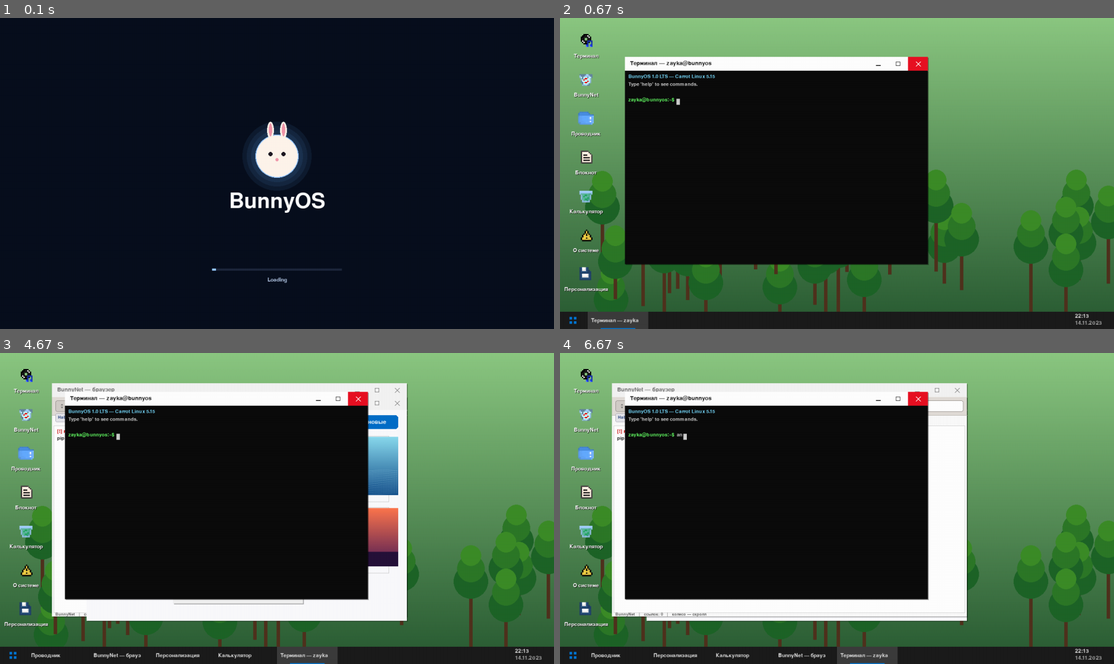
Above: before the commit, frames 1-4 (two rows, left to right).
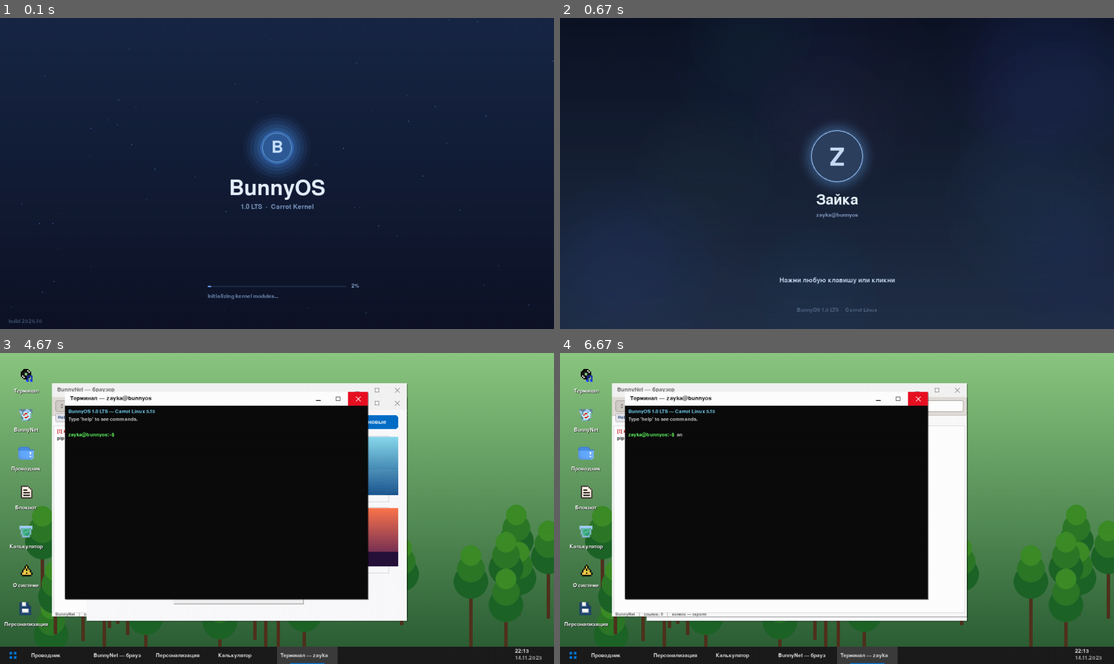
Above: after the commit, the same moments.

Repository: Folombas/PyGame2026
Game: pygame game, started from BunnyOS/main.py
The game is run twice, just before and just after one commit, with the same random seed, the same clock (stepped at 60 frames per second) and the same inputs.
Inputs (mouse positions are in pixels of both pictures, inside the frame that each line leads up to):
- Up to frame 1 (0.1 s): no input
- Up to frame 2 (0.67 s): hold Esc from 0.33 s (still down); hold Right from 0.33 s (still down); move the mouse to (814, 185) at 0.37 s
- Up to frame 3 (4.67 s): release Esc at 0.8 s; release Right at 0.8 s; hold Right 0.88-1.35 s; click (27, 455) at 1.48 s; click (27, 415) at 1.82 s; click (11, 654) at 2.15 s; hold Esc 2.43-2.73 s; hold Up 2.43-2.73 s; click (27, 608) at 2.82 s; click (11, 654) at 3.15 s; hold Esc 3.43-3.73 s; hold Up 3.43-3.73 s; click (27, 530) at 3.82 s; hold Up 4.1-4.4 s; click (27, 377) at 4.48 s
- Up to frame 4 (6.67 s): tap Space at 4.77 s; click (587, 415) at 5.48 s; click (587, 374) at 6.22 s; type "an" at 6.5 s

The runs differ from the first frame. In frame 1, 52% of the frame differs, in the area x 0-100%, y 0-99%; in frame 2, 100%, in the area x 0-100%, y 0-100%; in frame 3, less than 0.1%; in frame 4, less than 0.1%.

Commit message:
BunnyOS: minimal boot/login screens (dark gradient, no pixel art)

Diff:
--- /dev/null
+++ b/BunnyOS/boot_style.py
@@ -0,0 +1,233 @@
+"""Стильные экраны загрузки и логина BunnyOS (без пиксель-арта)."""
+import math
+import random
+import pygame
+from settings import WIDTH, HEIGHT
+
+
+# ==================== BOOT ====================
+class BootScreen:
+    """Тёмный минималистичный экран загрузки."""
+
+    DURATION = 3.0   # секунд
+
+    def __init__(self):
+        self.timer = 0.0
+        self.done = False
+        self.particles = self._make_particles(80)
+        self.font_title = pygame.font.Font(None, 72)
+        self.font_sub = pygame.font.Font(None, 22)
+        self.font_small = pygame.font.Font(None, 18)
+        self._bg_cache = None
+
+    def _make_particles(self, n):
+        rng = random.Random(42)
+        return [
+            {
+                "x": rng.uniform(0, WIDTH),
+                "y": rng.uniform(0, HEIGHT),
+                "vy": rng.uniform(5, 25),
+                "r": rng.uniform(0.5, 1.8),
+                "a": rng.randint(40, 160),
+            }
+            for _ in range(n)
+        ]
+
+    def _make_bg(self):
+        """Кэшируем градиент."""
+        s = pygame.Surface((WIDTH, HEIGHT))
+        for y in range(HEIGHT):
+            t = y / HEIGHT
+            # Тёмно-синий → почти чёрный
+            r = int(15 + 10 * (1 - t))
+            g = int(20 + 20 * (1 - t))
+            b = int(40 + 30 * (1 - t))
+            pygame.draw.line(s, (r, g, b), (0, y), (WIDTH, y))
+        return s
+
+    def update(self, dt):
+        self.timer += dt
+        # Двигаем частицы вверх
+        for p in self.particles:
+            p["y"] -= p["vy"] * dt
+            if p["y"] < -5:
+                p["y"] = HEIGHT + 5
+                p["x"] = random.uniform(0, WIDTH)
+        if self.timer >= self.DURATION:
+            self.done = True
+
+    def draw(self, scr):
+        # Фон
+        if self._bg_cache is None:
+            self._bg_cache = self._make_bg()
+        scr.blit(self._bg_cache, (0, 0))
+
+        # Частицы (летят вверх — «данные»)
+        for p in self.particles:
+            col = (100, 180, 255, p["a"])
+            surf = pygame.Surface((4, 4), pygame.SRCALPHA)
+            pygame.draw.circle(surf, col, (2, 2), int(p["r"]))
+            scr.blit(surf, (int(p["x"]), int(p["y"])))
+
+        # Логотип — тонкое кольцо + буква B
+        cx, cy = WIDTH // 2, HEIGHT // 2 - 60
+        pulse = math.sin(self.timer * 2) * 0.1 + 1.0
+        r = int(38 * pulse)
+
+        # Внешнее свечение
+        for i in range(6):
+            glow_r = r + i * 8
+            a = max(0, 40 - i * 6)
+            glow = pygame.Surface((glow_r * 2, glow_r * 2), pygame.SRCALPHA)
+            pygame.draw.circle(glow, (80, 160, 255, a), (glow_r, glow_r), glow_r)
+            scr.blit(glow, (cx - glow_r, cy - glow_r))
+
+        # Кольцо
+        pygame.draw.circle(scr, (60, 120, 200), (cx, cy), r, 2)
+        pygame.draw.circle(scr, (140, 200, 255), (cx, cy), r - 4, 1)
+
+        # Буква B внутри
+        fb = pygame.font.Font(None, 56)
+        lt = fb.render("B", True, (200, 225, 255))
+        scr.blit(lt, (cx - lt.get_width() // 2, cy - lt.get_height() // 2))
+
+        # Название
+        title = self.font_title.render("BunnyOS", True, (230, 240, 255))
+        scr.blit(title, (WIDTH // 2 - title.get_width() // 2, cy + 70))
+
+        sub = self.font_sub.render("1.0 LTS  ·  Carrot Kernel", True, (120, 150, 190))
+        scr.blit(sub, (WIDTH // 2 - sub.get_width() // 2, cy + 130))
+
+        # Прогресс-бар
+        prog = min(1.0, self.timer / self.DURATION)
+        bw, bh = 320, 3
+        bx, by = WIDTH // 2 - bw // 2, HEIGHT - 100
+        # Фон полосы
+        pygame.draw.rect(scr, (30, 45, 70), (bx, by, bw, bh), border_radius=2)
+        # Заполнение
+        fill_w = int(bw * prog)
+        if fill_w > 0:
+            pygame.draw.rect(scr, (100, 170, 255),
+                             (bx, by, fill_w, bh), border_radius=2)
+
+        # Проценты
+        pct = self.font_small.render(f"{int(prog * 100)}%", True, (140, 170, 210))
+        scr.blit(pct, (bx + bw + 12, by - 6))
+
+        # Статус-текст
+        status = self._status(prog)
+        st = self.font_small.render(status, True, (110, 140, 180))
+        scr.blit(st, (bx, by + 18))
+
+        # Версия в углу
+        v = self.font_small.render("build 2026.10", True, (60, 80, 110))
+        scr.blit(v, (20, HEIGHT - 24))
+
+    def _status(self, p):
+        if p < 0.15: return "Initializing kernel modules..."
+        if p < 0.30: return "Mounting filesystems..."
+        if p < 0.45: return "Starting system services..."
+        if p < 0.60: return "Loading window manager..."
+        if p < 0.75: return "Initializing user session..."
+        if p < 0.90: return "Starting desktop environment..."
+        return "Ready"
+
+
+# ==================== LOGIN ====================
+class LoginScreen:
+    """Экран входа в систему."""
+
+    def __init__(self):
+        self.timer = 0.0
+        self.done = False
+        self.font_name = pygame.font.Font(None, 48)
+        self.font_hint = pygame.font.Font(None, 22)
+        self.font_sub = pygame.font.Font(None, 18)
+        self._bg_cache = None
+        self.password = ""
+        self.show_hint = False
+
+    def _make_bg(self):
+        """Размытый тёмный фон — как заблюренный рабочий стол."""
+        s = pygame.Surface((WIDTH, HEIGHT))
+        rng = random.Random(7)
+        # Базовый тёмный фон
+        for y in range(HEIGHT):
+            t = y / HEIGHT
+            col = (int(20 + 30 * t), int(30 + 40 * t), int(55 + 50 * t))
+            pygame.draw.line(s, col, (0, y), (WIDTH, y))
+        # Крупные размытые пятна
+        for _ in range(15):
+            x = rng.randint(0, WIDTH)
+            y = rng.randint(0, HEIGHT)
+            r = rng.randint(120, 260)
+            col = (
+                rng.randint(30, 80),
+                rng.randint(50, 120),
+                rng.randint(100, 180),
+            )
+            surf = pygame.Surface((r * 2, r * 2), pygame.SRCALPHA)
+            # Много кругов с прозрачностью для «размытия»
+            for i in range(8):
+                rr = r - i * 15
+                if rr > 0:
+                    a = 10 + i * 3
+                    pygame.draw.circle(surf, (*col, a), (r, r), rr)
+            s.blit(surf, (x - r, y - r))
+        # Затемнение
+        dark = pygame.Surface((WIDTH, HEIGHT), pygame.SRCALPHA)
+        dark.fill((0, 0, 0, 80))
+        s.blit(dark, (0, 0))
+        return s
+
+    def update(self, dt):
+        self.timer += dt
+
+    def handle_event(self, e):
+        if e.type in (pygame.KEYDOWN, pygame.MOUSEBUTTONDOWN):
+            self.done = True
+
+    def draw(self, scr):
+        if self._bg_cache is None:
+            self._bg_cache = self._make_bg()
+        scr.blit(self._bg_cache, (0, 0))
+
+        cx, cy = WIDTH // 2, HEIGHT // 2 - 40
+
+        # Аватар — круг с монограммой "Z"
+        r = 60
+        # Свечение
+        for i in range(5):
+            rr = r + 4 + i * 6
+            a = max(0, 30 - i * 6)
+            glow = pygame.Surface((rr * 2, rr * 2), pygame.SRCALPHA)
+            pygame.draw.circle(glow, (100, 160, 220, a), (rr, rr), rr)
+            scr.blit(glow, (cx - rr, cy - rr))
+        # Круг
+        pygame.draw.circle(scr, (45, 65, 95), (cx, cy), r)
+        pygame.draw.circle(scr, (140, 180, 230), (cx, cy), r, 2)
+
+        # Монограмма
+        mono = pygame.font.Font(None, 84)
+        mt = mono.render("Z", True, (200, 220, 245))
+        scr.blit(mt, (cx - mt.get_width() // 2, cy - mt.get_height() // 2 + 4))
+
+        # Имя
+        name = self.font_name.render("Зайка", True, (230, 240, 250))
+        scr.blit(name, (cx - name.get_width() // 2, cy + r + 25))
+
+        # Подпись
+        sub = self.font_sub.render("zayka@bunnyos", True, (130, 155, 190))
+        scr.blit(sub, (cx - sub.get_width() // 2, cy + r + 70))
+
+        # Пульсирующая подсказка
+        alpha = int(128 + 127 * math.sin(self.timer * 3))
+        hint = self.font_hint.render("Нажми любую клавишу или кликни", True, (200, 220, 245))
+        hint_surf = pygame.Surface(hint.get_size(), pygame.SRCALPHA)
+        hint_surf.blit(hint, (0, 0))
+        hint_surf.set_alpha(alpha)
+        scr.blit(hint_surf, (WIDTH // 2 - hint.get_width() // 2, HEIGHT - 120))
+
+        # Версия
+        v = self.font_sub.render("BunnyOS 1.0 LTS  ·  Carrot Linux", True, (80, 100, 130))
+        scr.blit(v, (WIDTH // 2 - v.get_width() // 2, HEIGHT - 50))
--- a/BunnyOS/main.py
+++ b/BunnyOS/main.py
@@ -3,6 +3,7 @@
 import time
 import pygame
 from settings import *
+from boot_style import BootScreen, LoginScreen
 from fs import VirtualFS, Shell
 from ui import (Window, TerminalApp, FilesApp, NotepadApp,
                 CalculatorApp, AboutApp, WallpapersApp, load_icon)
@@ -36,6 +37,8 @@
         self.state = "boot"
         self.running = True
         self.timer = 0.0
+        self.boot_screen = BootScreen()
+        self.login_screen = LoginScreen()
         self.windows = []
         self.active_win = None
         self.start_open = False
@@ -51,14 +54,11 @@
             self.running = False
             return
         if self.state == "boot":
-            if e.type == pygame.KEYDOWN or e.type == pygame.MOUSEBUTTONDOWN:
-                self.state = "login"
-                self.timer = 0
+            if e.type == pygame.KEYDOWN and e.key == pygame.K_ESCAPE:
+                self.boot_screen.done = True
             return
         if self.state == "login":
-            if e.type == pygame.KEYDOWN or e.type == pygame.MOUSEBUTTONDOWN:
-                self.state = "desktop"
-                self.open_app("terminal")
+            self.login_screen.handle_event(e)
             return
         # desktop
         self.handle_desktop_event(e)
@@ -212,16 +212,23 @@
     # ---------- UPDATE ----------
     def update(self, dt):
         self.timer += dt
-        if self.state == "boot" and self.timer > 2.5:
-            self.state = "login"
-            self.timer = 0
+        if self.state == "boot":
+            self.boot_screen.update(dt)
+            if self.boot_screen.done:
+                self.state = "login"
+                self.timer = 0
+        elif self.state == "login":
+            self.login_screen.update(dt)
+            if self.login_screen.done:
+                self.state = "desktop"
+                self.open_app("terminal")
 
     # ---------- DRAW ----------
     def draw(self):
         if self.state == "boot":
-            self.draw_boot()
+            self.boot_screen.draw(self.screen)
         elif self.state == "login":
-            self.draw_login()
+            self.login_screen.draw(self.screen)
         else:
             self.draw_desktop()
         pygame.display.flip()
